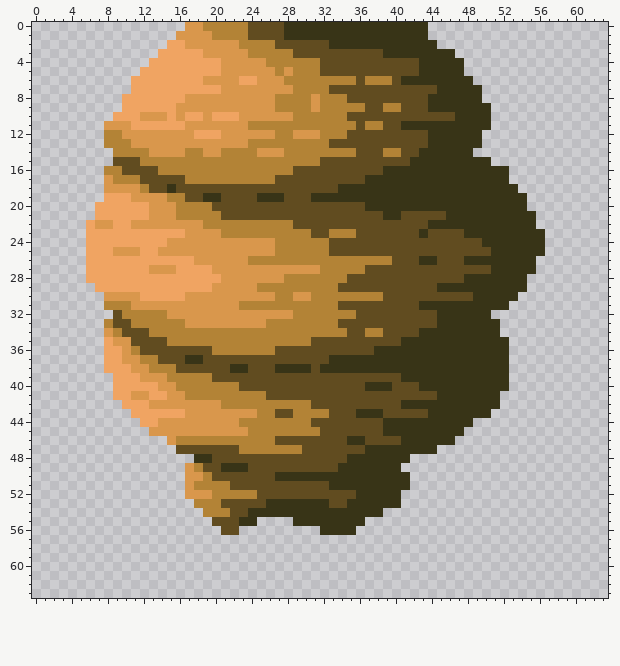
Two versions of one pixel-art sprite, TrappedInside/Assets/Sprites/Hornet nest/hornet-nest.png. The picture above is the old version.
The file is 64x64 pixels.
New version:
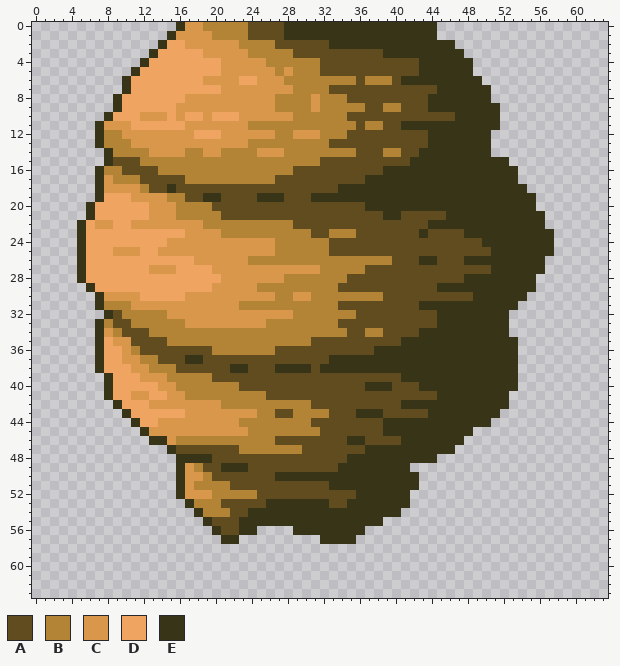
Palette (. is transparent): A #614c20  B #b38336  C #d9974c  D #f0a462  E #383417
Change:
Changed rows in their new state; - is an unchanged pixel.
first column x 5:
 0 -----------E---------------------------E-------------
 1 ----------E----------------------------E-------------
 2 ---------E------------------------------EE-----------
 3 --------E---------------------------------E----------
 4 -------E-----------------------------------E---------
 5 ------E------------------------------------E---------
 6 -----E--------------------------------------E--------
 7 -----E---------------------------------------E-------
 8 ----E----------------------------------------E-------
 9 ----E-----------------------------------------E------
10 ---E------------------------------------------E------
11 --E-------------------------------------------E------
12 --E------------------------------------------E-------
13 --E------------------------------------------E-------
14 ---E----------------------------------------EE-------
15 ---E------------------------------------------EE-----
16 --E---------------------------------------------E----
17 --E---------------------------------------------E----
18 --E----------------------------------------------E---
19 --E-----------------------------------------------E--
20 -E------------------------------------------------E--
21 -E-------------------------------------------------E-
22 E--------------------------------------------------E-
23 E---------------------------------------------------E
24 E---------------------------------------------------E
25 E---------------------------------------------------E
26 E--------------------------------------------------E-
27 E--------------------------------------------------E-
28 E-------------------------------------------------E--
29 -E------------------------------------------------E--
30 --E----------------------------------------------E---
31 --E---------------------------------------------E----
32 ---E------------------------------------------EE-----
33 --E--------------------------------------------E-----
34 --E--------------------------------------------E-----
35 --E---------------------------------------------E----
36 --E---------------------------------------------E----
37 --E---------------------------------------------E----
38 --E---------------------------------------------E----
39 ---E--------------------------------------------E----
40 ---E--------------------------------------------E----
41 ---E-------------------------------------------E-----
42 ----E------------------------------------------E-----
43 -----E----------------------------------------E------
44 ------E-------------------------------------EE-------
45 -------E-----------------------------------E---------
46 --------EE--------------------------------E----------
47 ----------E-----------------------------EE-----------
48 -----------EE------------------------EEE-------------
49 -----------E------------------------E----------------
50 -----------E-------------------------E---------------
51 -----------E-------------------------E---------------
52 -----------E------------------------E----------------
53 ------------E-----------------------E----------------
54 -------------E--------------------EE-----------------
55 --------------E-----EEEE--------EE-------------------
56 ---------------E--EE----EEE----E---------------------
57 ----------------EE---------EEEE----------------------
